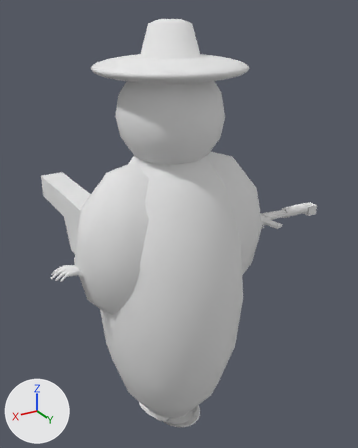
The COLLADA model objects3d/operative_propagator.dae as it was, and as the next commit left it.
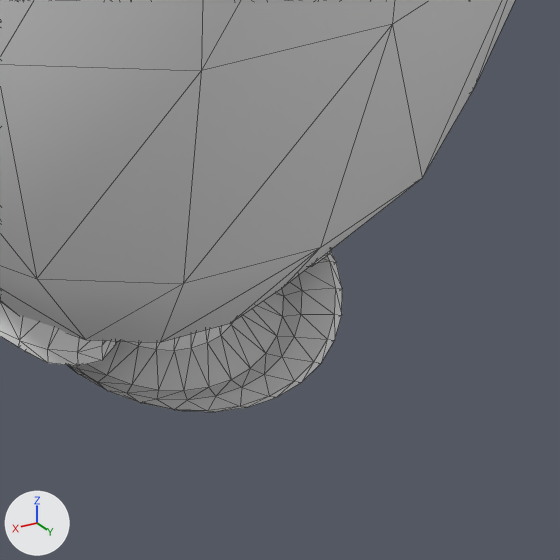
Each version is shown whole from a 50 mm camera at (24.0, 41.6, 44.9) aimed at (-4.4, -5.7, 21.2), then close up on the part from 43% to 64% of the width and 83% to 100% of the height. Every picture has the same lights, and +X, +Y and +Z are marked at lower left. The older version's two pictures come first. The close-ups show mesh edges as thin lines. Where no turn or scale is listed for an object, it has been applied to the vertices.

The older version as bpy lines, for what is in view:
```python
me_dropheaddecomesh = bpy.data.meshes.new('DropHeadDecoMesh')
me_dropheaddecomesh.from_pydata(...)  # 385 vertices, 766 faces; spans x -2.97..2.53, y -3.3..3.2, z -0.68..1.96
me_dropheaddecomesh.materials.append(mat_07___default)  # its picture is missing
me_iconmesh = bpy.data.meshes.new('IconMesh')
me_iconmesh.from_pydata(...)  # 880 vertices, 1736 faces; spans x -11.6..10.7, y -19.6..8.1, z -17.1..27.7
me_iconmesh.materials.append(mat_07___default)  # its picture is missing
me_lowleg2mesh = bpy.data.meshes.new('LowLeg2Mesh')
me_lowleg2mesh.from_pydata(...)  # 211 vertices, 396 faces; spans x -1.34..1.65, y -3.48..1.58, z -6.93..0.38
me_lowleg2mesh.materials.append(mat_07___default)  # its picture is missing
ob_dropheaddeco = bpy.data.objects.new('DropHeadDeco', me_dropheaddecomesh)
ob_dropheaddeco.location = (-0.08, 0.62, 0.0)
ob_icon = bpy.data.objects.new('Icon', me_iconmesh)
ob_icon.location = (0.08, -0.04, 16.51)
ob_lowleg2 = bpy.data.objects.new('LowLeg2', me_lowleg2mesh)
ob_lowleg2.location = (2.04, 0.96, 6.89)
```
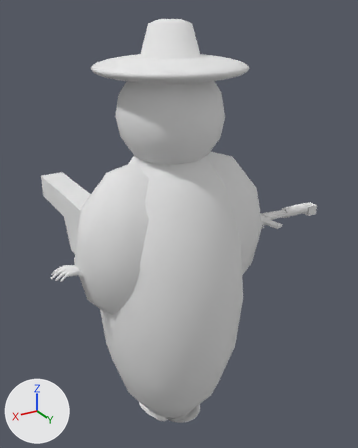
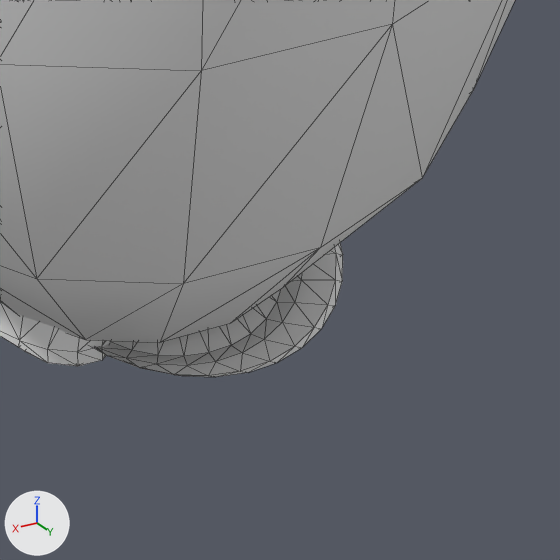
Commit message: Update operative propagator model geometry and transforms

Boxes (x1, y1, x2, y2) around the edits, measured in the close-ups (560 x 560 px):
'DropHeadDeco', moved
    before: (67, 252, 342, 412)
    after: (90, 243, 343, 377)

What changed in the scene script:
```text
Change ob_dropheaddeco:
    ob_dropheaddeco.location: (-0.08, 0.62, 0.0) -> (-0.08, 0.62, 0.75)
```
